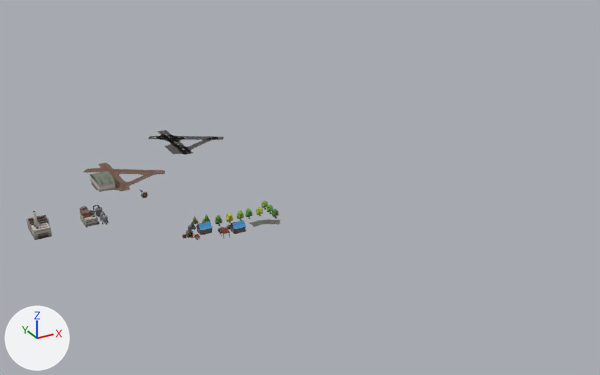
The Blender file quadset.blend, before and after one commit.
One viewpoint serves both versions: a camera (50 mm lens) standing at (-41.8, -124.5, 61.9) and looking at (32.3, 10.1, -5.4). Lighting does not change. The marker at lower left points along +X, +Y and +Z.

In view in the first picture: 'airfield-mud-1', 'factory-1', 'house-01'.
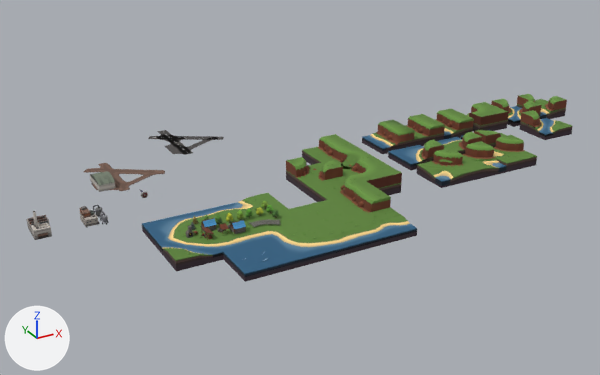
The edits, one by one:
Object 'house-01' (ob_house_01) moves from (3.7, -9.4, 0.0) to (4.7, -8.7, 0.0).
Object 't-gggg-1.001' (ob_t_gggg_1_001) is now shown.
Object 't-wwww-1' (ob_t_wwww_1) is now shown.
Object 't-gwwg-1' (ob_t_gwwg_1) is now shown.
Object 't-ggwg-1' (ob_t_ggwg_1) is now shown.
Object 'ct-gwwg-1.001' (ob_ct_gwwg_1_001) is now shown.
Object 't-gwww-1' (ob_t_gwww_1) is now shown.
Object 't-gwww-2' (ob_t_gwww_2) is now shown.
Object 't-gwgw-1' (ob_t_gwgw_1) is now shown.
Object 't-ggwg-1.001' (ob_t_ggwg_1_001) is now shown.
Object 't-gwwg-1.001' (ob_t_gwwg_1_001) is now shown.
Object 'ct-gwwg-1.002' (ob_ct_gwwg_1_002) is now shown.
Object 't-GGgg-1.002' (ob_t_gggg_1_002) is now shown.
Object 't-GGgg-1.001x' (ob_t_gggg_1_001x) is now shown.
Object 't-gGgg-1' (ob_t_gggg_1) is now shown.
Object 't-GGgg-1.003' (ob_t_gggg_1_003) is now shown.
Object 't-GGGg-1' (ob_t_gggg_1_1) is now shown.
Object 't-gGgG-7' (ob_t_gggg_7) is now shown.
Object 't-wGgw-1' (ob_t_wggw_1) is now shown.
Object 't-wGww-1.001' (ob_t_wgww_1_001) is now shown.
Object 't-Ggwg-1.004' (ob_t_ggwg_1_004) is now shown.
Object 't-wgGw-1' (ob_t_wggw_1_1) is now shown.
Object 't-Gggw-1.014' (ob_t_gggw_1_014) is now shown.
Object 't-GGgw-1' (ob_t_gggw_1) is now shown.
Object 't-GGwg-1' (ob_t_ggwg_1_1) is now shown.
Object 't-gGwG-1' (ob_t_ggwg_1_2) is now shown.
Object 't-Gwgg-1.014' (ob_t_gwgg_1_014) is now shown.
Object 't-GGww-1' (ob_t_ggww_1) is now shown.
Object 't-GGGw-1' (ob_t_gggw_1_1) is now shown.
Object 't-wGwG-1' (ob_t_wgwg_1) is now shown.
Object 't-wgwG-1' (ob_t_wgwg_1_1) is now shown.
Object 'wooden-canopy-1.001' (ob_wooden_canopy_1_001) is new; it shows a copy of the mesh of ob_wooden_canopy_1.
Its location is (6.4, -11.1, 0.0).
Its rotation in degrees is (0, 0, 90).

Boxes (x1, y1, x2, y2) around the edits, measured in the pictures (600 x 375 px):
't-wwww-1', shown (blue)
    after: (223, 241, 292, 282)
't-gwgw-1', shown
    after: (158, 229, 224, 271)
't-gwww-1', shown
    after: (269, 227, 336, 269)
'ct-gwwg-1.001', shown
    after: (312, 217, 377, 257)
't-Ggwg-1.004', shown
    after: (417, 148, 475, 188)
'ct-gwwg-1.002', shown
    after: (353, 207, 417, 246)
't-GGgg-1.002', shown
    after: (329, 181, 391, 217)
't-gGgG-7', shown
    after: (286, 157, 343, 194)
't-GGww-1', shown
    after: (362, 120, 415, 154)
't-GGGg-1', shown
    after: (343, 159, 402, 195)
't-Gwgg-1.014', shown
    after: (462, 141, 507, 180)
't-Gggw-1.014', shown
    after: (493, 135, 537, 172)
't-gwww-2', shown (blue)
    after: (142, 214, 202, 250)
't-wgwG-1', shown
    after: (520, 110, 573, 140)
't-ggwg-1', shown (green)
    after: (247, 209, 311, 241)
't-gggg-1.001', shown (green)
    after: (289, 200, 351, 227)
't-gwwg-1', shown
    after: (208, 219, 268, 252)
't-wGww-1.001', shown
    after: (388, 140, 444, 170)
't-gGgg-1', shown (green)
    after: (306, 175, 365, 202)
't-GGGw-1', shown
    after: (467, 102, 508, 132)
't-GGgg-1.001x', shown (green)
    after: (302, 134, 355, 165)
't-GGgw-1', shown
    after: (406, 114, 445, 146)
't-GGwg-1', shown
    after: (436, 109, 474, 139)
't-GGgg-1.003', shown (green)
    after: (322, 146, 377, 176)
't-gGwG-1', shown
    after: (517, 94, 567, 119)
't-ggwg-1.001', shown (green)
    after: (228, 193, 288, 218)
't-wGwG-1', shown
    after: (491, 99, 542, 127)
't-gwwg-1.001', shown
    after: (186, 205, 247, 226)
't-wGgw-1', shown
    after: (437, 132, 482, 154)
't-wgGw-1', shown
    after: (461, 130, 507, 147)
'house-01', moved
    before: (196, 221, 213, 235)
    after: (200, 218, 217, 232)
'wooden-canopy-1.001', added
    after: (220, 223, 229, 235)
